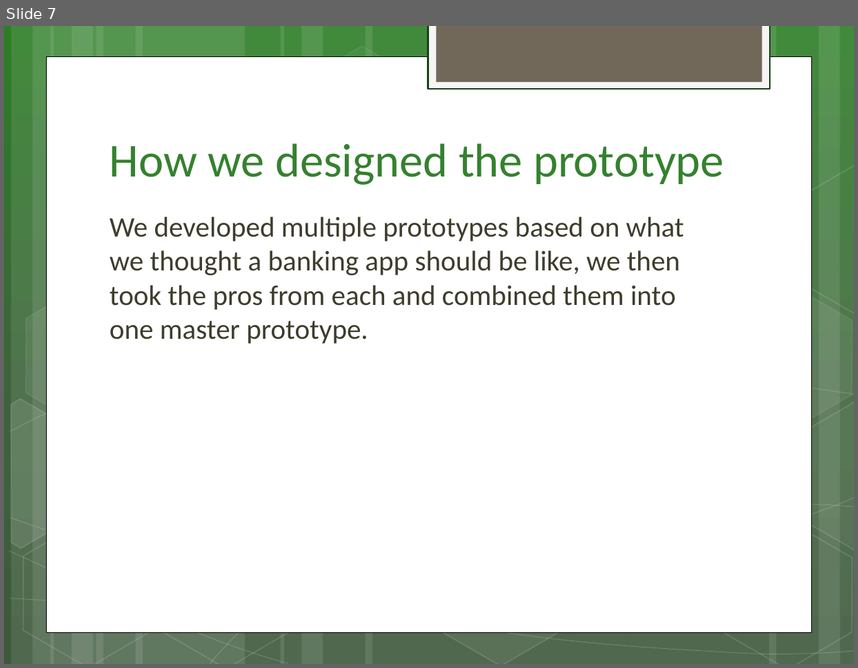
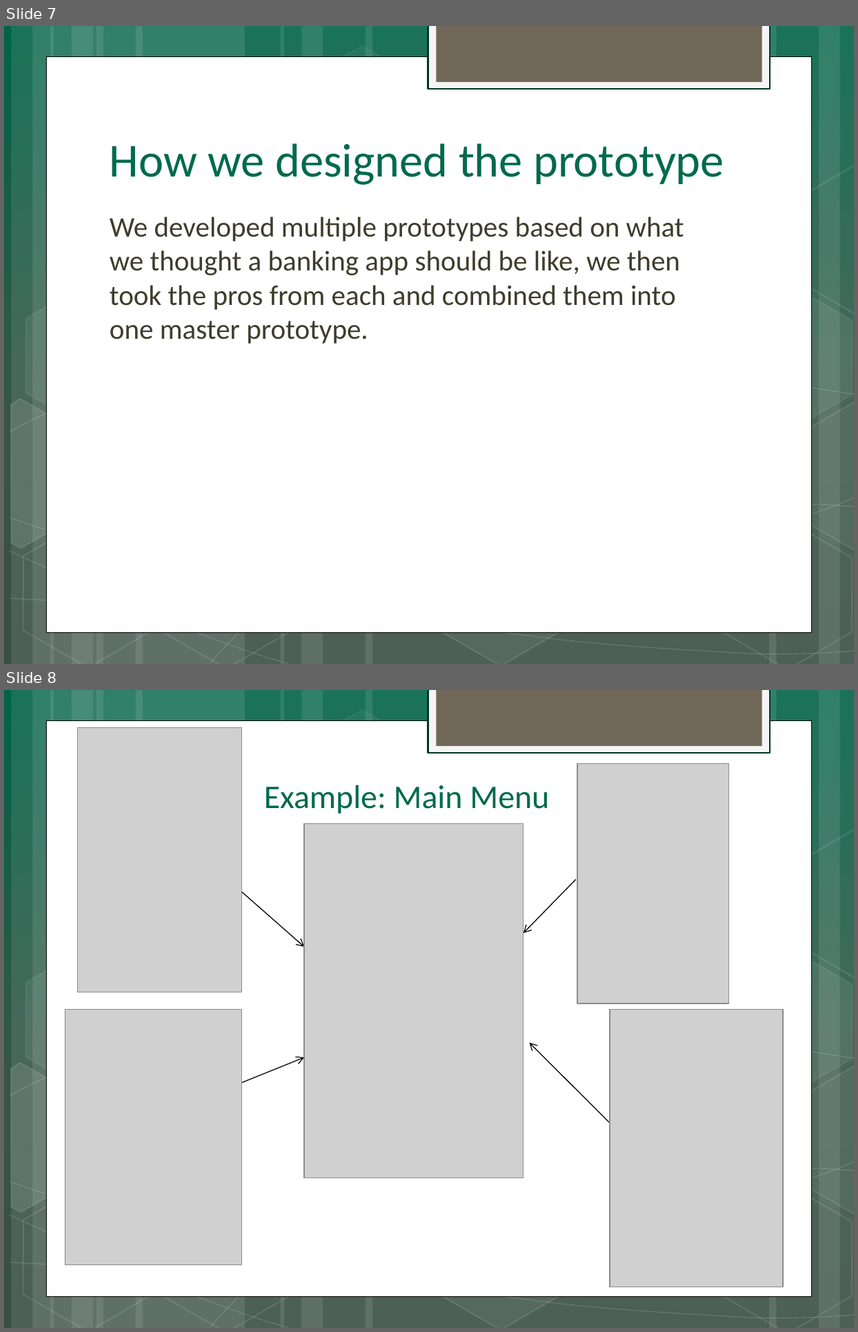
Before and after one commit to d-baranowski/Team-2, a slide deck: Powerpoint for Dragons Den/Dragons Den Presentation.pptx. Shown one above the other, each under a label of ours: slide 7 before the commit, slides 7 and 8 after it. The pictures are 858x668 and 858x1332 pixels, drawn with LibreOffice and Linux fonts; fonts in the diff are those of the drawing; grey boxes stand for pictures. Boxes give left, top, right and bottom in pixels: in the first picture for what was removed or moved away, otherwise in the second. Text is boxed around its words. In the diff, an @@ line names an element or a change of style, - is before the commit and + after.

Commit message:
Made some changes see descripton
Added screenshots to "how we built the prototype slide"
Editing some sentences on the current slides.
Left alot of room for the daniels to edit/add/remove etc.

Matt,

```diff
--- a/Powerpoint for Dragons Den/Dragons Den Presentation.pptx
+++ b/Powerpoint for Dragons Den/Dragons Den Presentation.pptx
@@ slide 8 added at bbox=[4, 690, 854, 1328], background gradient #006347 to #375648 to #385044; not listed: 31 template elements that a slide beside it also shows @@
@@ picture added at bbox=[78, 727, 242, 992] @@
@@ picture added at bbox=[578, 763, 729, 1003] @@
@@ title added at bbox=[264, 785, 549, 814], 28 pt, text #006A4C @@
+Example: Main Menu
@@ picture added at bbox=[304, 823, 524, 1177] @@
@@ arrow added from (242, 891) to (304, 947), #000000 0.75 pt @@
@@ arrow added from (576, 880) to (524, 933), #000000 0.75 pt @@
@@ picture added at bbox=[65, 1009, 242, 1264] @@
@@ picture added at bbox=[610, 1009, 784, 1286] @@
@@ arrow added from (242, 1083) to (304, 1057), #000000 0.75 pt @@
@@ arrow added from (610, 1123) to (529, 1043), #000000 0.75 pt @@
@@ slide 7 changed as well @@
@@ background gradient #2D7E27 to #3E623D to #3D593C to gradient #006347 to #375648 to #385044 @@
@@ rectangle at bbox=[428, 26, 770, 89]: outline #1B4018 1.25 pt to #003526 1.25 pt @@
@@ title "How we designed the prototype" at bbox=[110, 143, 724, 185]: text colour #35812F to #006A4C @@
```
Also in this commit, not shown: 6 other slides changed, 1 slide removed.
